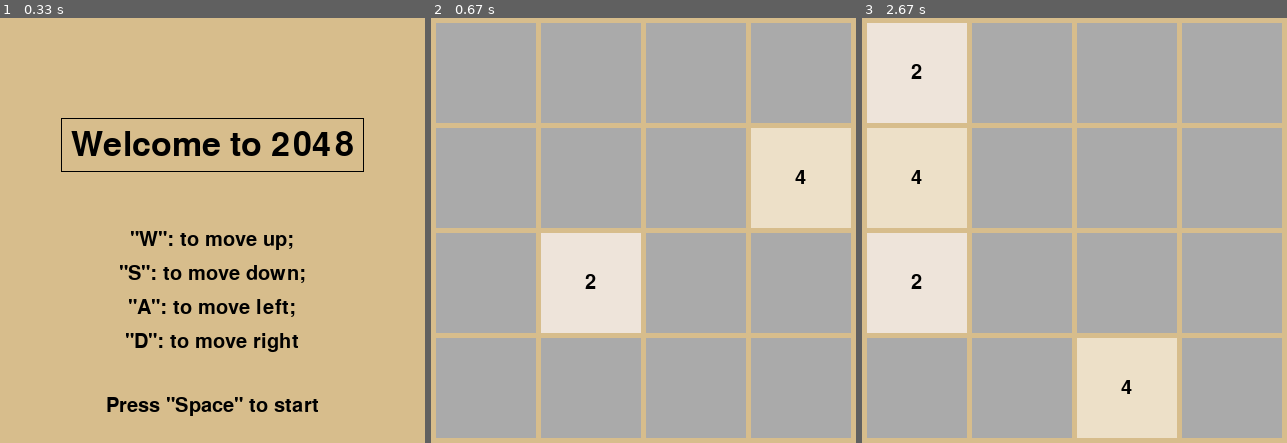
Above: before the commit, frames 1-3 (left to right).
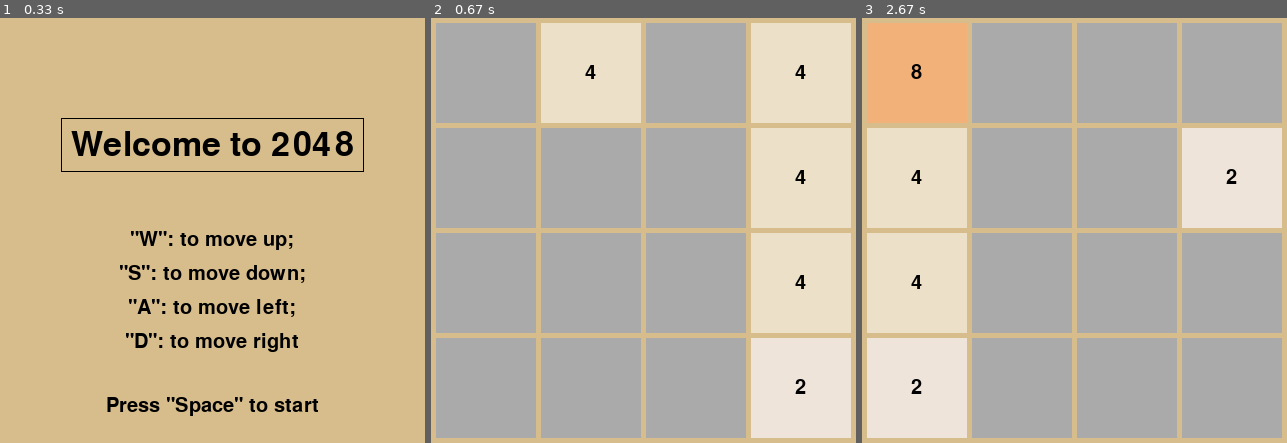
Above: after the commit, the same moments.

Repository: geniusdog-hashmaker/pygame_proj
Game: pygame game, started from project/main.py
Same seed, same stepped clock (60 frames per second), same inputs: the game is played once before the commit and once after it.
Inputs:
- Up to frame 1 (0.33 s): no input
- Up to frame 2 (0.67 s): hold Space from 0.33 s (still down); hold D from 0.33 s (still down)
- Up to frame 3 (2.67 s): release Space at 0.8 s; release D at 0.8 s; hold Space from 2.33 s (still down); hold A from 2.33 s (still down)

Frame 1 is identical in both runs. In frame 2, 28% of the frame differs, in the area x 25-99%, y 1-99%; in frame 3, 22%.

Commit message:
Before trying new way to move up and down

Diff:
--- a/project/main.py
+++ b/project/main.py
@@ -24,10 +24,10 @@
 SCREEN_COLOR = (215, 189, 140)
 
 # Это наше поле в виде списка
-mapa = [[0, 0, 0, 0],
-        [0, 0, 0, 0],
-        [0, 0, 0, 0],
-        [0, 0, 0, 0]]
+mapa = [[0, 4, 0, 0],
+        [2, 0, 0, 2],
+        [0, 0, 0, 4],
+        [0, 0, 2, 0]]
 
 
 # Функция для отрисовки поля
@@ -99,6 +99,11 @@
 # Функция для сдвига всего влево
 def move_left(mapa):
 
+    # Переменные для определения того, надо ли добавлять новую клетку
+    appended_zeroes = 0
+    can_sum = 0
+    can_move = False
+
     # Проверяем каждый символ в строке на то, является ли он нулём
     for line in mapa:
 
@@ -109,23 +114,30 @@
         # Сдвинув всё влево, мы добавляем в конец нули при необходимости
         while len(line) != 4:
             line.append(0)
+            appended_zeroes = 1
 
     # Проверяем находящиеся рядом элементы на схожесть
-    for i in range(4):
-        for j in range(3):
-            if mapa[i][j] == mapa[i][j + 1] and mapa[i][j] != 0:
+    for line in range(4):
+        for sym in range(3):
+            if mapa[line][sym] == mapa[line][sym + 1] and mapa[line][sym] != 0:
 
                 # Складываем элементы и удаляем тот, что справа, чтобы освободить место
-                mapa[i][j] *= 2
-                del mapa[i][j + 1]
+                mapa[line][sym] *= 2
+                del mapa[line][sym + 1]
+                can_sum = 1
 
                 # Добавляем ноль, чтобы заполнить строку
-                mapa[i].append(0)
-    return mapa
+                mapa[line].append(0)
+    if appended_zeroes == 1 or can_sum == 1:
+        can_move = True
+    return mapa, can_move
 
 
 # Функция для сдвига всего вправо
 def move_right(mapa):
+    inserted_zeroes = 0
+    can_sum = 0
+    can_move = False
     for line in mapa:
         while 0 in line:
             line.remove(0)
@@ -133,24 +145,68 @@
         # Сдвинув всё вправо, мы добавляем в начало нули при необходимости
         while len(line) != 4:
             line.insert(0, 0)
+            inserted_zeroes = 1
 
     # Проверяем находящиеся рядом элементы на схожесть
-    for i in range(4):
-        for j in range(3, 0, -1):
-            if mapa[i][j] == mapa[i][j - 1] and mapa[i][j] != 0:
+    for line in range(4):
+        for sym in range(3, 0, -1):
+            if mapa[line][sym] == mapa[line][sym - 1] and mapa[line][sym] != 0:
 
                 # Складываем элементы и удаляем тот, что слева, чтобы освободить место
-                mapa[i][j] *= 2
-                del mapa[i][j - 1]
+                mapa[line][sym] *= 2
+                del mapa[line][sym - 1]
+                can_sum = 1
 
                 # Добавляем ноль, чтобы заполнить строку
-                mapa[i].insert(0, 0)
-    return mapa
+                mapa[line].insert(0, 0)
+    if inserted_zeroes == 1 or can_sum == 1:
+        can_move = True
+    return mapa, can_move
+
+
+# Функция для сдвига всего вниз
+def move_down(mapa):
+    can_move = False
+
+    # Попробуй преобразовать список так, чтобы столбцы стаои строками и наоборот,
+    # а потом пытаться что-то менять, как в прошлых функциях. Потом снова привести
+    # к тому виду, от которого ушёл
+
+    # Так мы сдвинем всё вниз, избавившись от нулей
+    for sym in range(4):
+        for line in range(3, 0, -1):
+            if mapa[line][sym] == 0:
+                if mapa[line - 1][sym] != 0:
+                    mapa[line][sym] = mapa[line - 1][sym]
+                    mapa[line - 1][sym] = 0
+                can_move = True
+
+    # Сложим значения близлижащих клеток
+    for sym in range(4):
+        for line in range(3, 0, -1):
+            if mapa[line][sym] == mapa[line - 1][sym]:
+                can_move = True
+                mapa[line][sym] *= 2
+                mapa[line - 1][sym] = 0
+
+    for sym in range(3):
+        for line in range(4):
+            if mapa[line][sym] != 0 and mapa[line + 1][sym] == 0:
+                mapa[line + 1][sym] = mapa[line][sym]
+                mapa[line][sym] = 0
+                can_move = True
+
+    return mapa, can_move
+
+
+# Функция для сдвига всего вверх
+def move_up(mapa):
+    return
 
 
 # Эта функция отвечает за стартовый экран,
 # где будет написано привествие и обучение
-def main_screen():
+def start_screen():
 
     # Список с фразами обучения управлению
     tutor = ['"W": to move up;', '"S": to move down;', '"A": to move left;',
@@ -195,7 +251,7 @@
     started = None
 
     # Вызываем функцию для отрисовки начального экрана
-    main_screen()
+    start_screen()
     pygame.display.flip()
 
     # Начинаем игровой цикл
@@ -206,16 +262,18 @@
             if event.type == pygame.QUIT:
                 running = False
             elif event.type == pygame.KEYDOWN:
+                can_move = False
                 if event.key == pygame.K_SPACE:
                     started = True
                 elif event.key == pygame.K_w:
-                    pass
+                    mapa, can_move = move_up(mapa)
                 elif event.key == pygame.K_s:
-                    pass
+                    mapa, can_move = move_down(mapa)
                 elif event.key == pygame.K_a:
-                    mapa = move_left(mapa)
+                    mapa, can_move = move_left(mapa)
                 elif event.key == pygame.K_d:
-                    mapa = move_right(mapa)
+                    mapa, can_move = move_right(mapa)
+
                 # Узнаём, какие клеки пустые
                 place = get_free_place(mapa)
 
@@ -231,8 +289,9 @@
                 # по которому будет располагаться наше число
                 x, y = cell_index(rand_num)
 
-                # Помещаем наше число на поле
-                mapa = filling_with_nums(mapa, x, y)
+                # Помещаем наше число на поле, если клетки сдвигаются
+                if can_move:
+                    mapa = filling_with_nums(mapa, x, y)
 
                 # Отрисовываем наше поле
                 render(screen)
